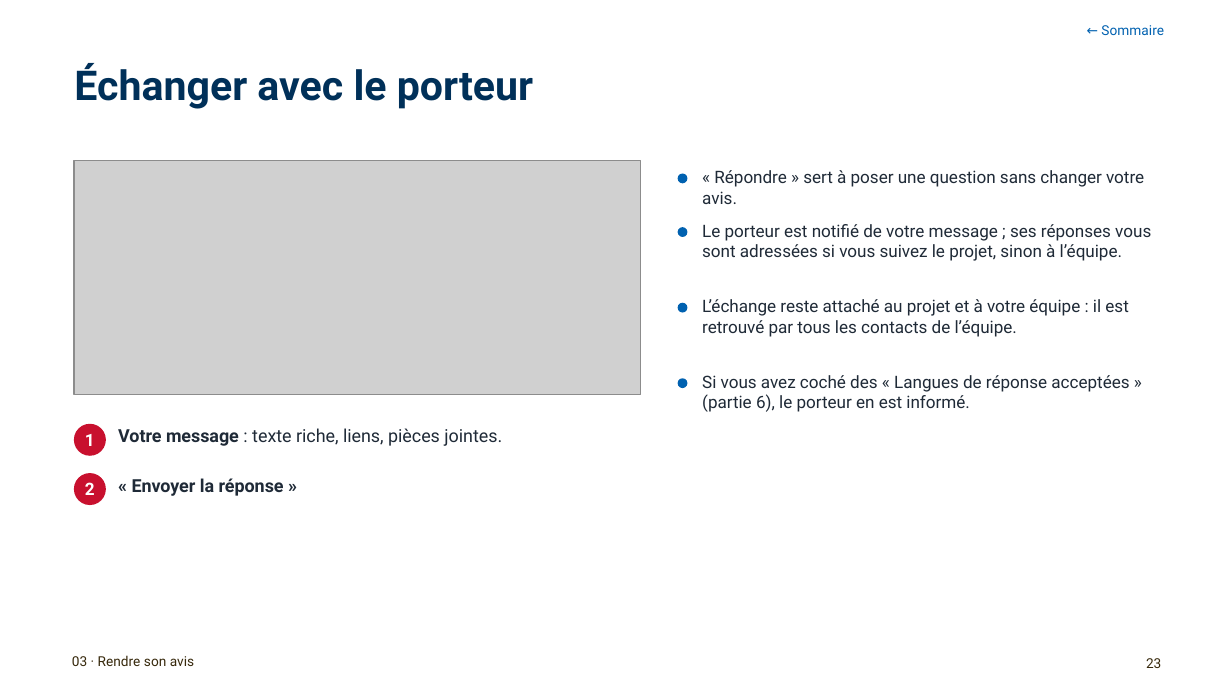
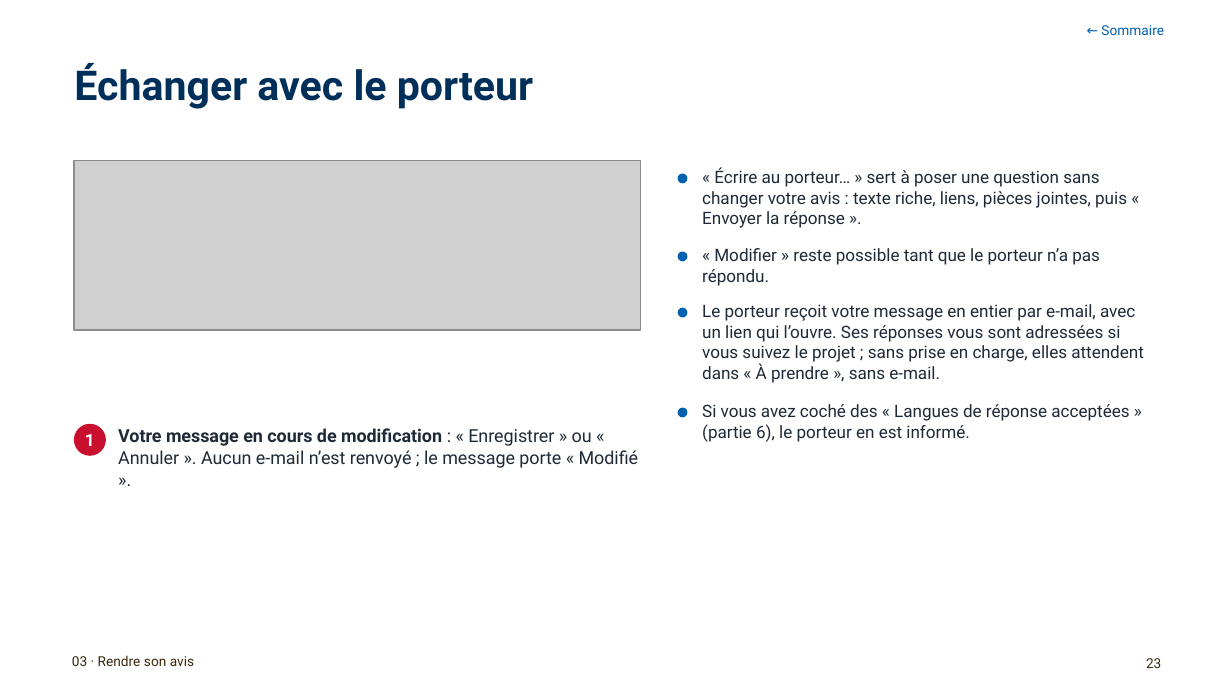
Before and after one commit to antoinelmariel-ux/ProjectNavigator, a slide deck: slide 23 of docs/Project Navigator_ Manuel SME.pptx. Drawn at 1232x693 pixels with LibreOffice and Linux fonts; fonts in the diff are those of the drawing; grey boxes stand for pictures; background and template pictures are left out. Boxes give left, top, right and bottom in pixels: in the first picture for what was removed or moved away, otherwise in the second. Text is boxed around its words. In the diff, an @@ line names an element or a change of style, - is before the commit and + after.

```diff
--- a/docs/Project Navigator_ Manuel SME.pptx
+++ b/docs/Project Navigator_ Manuel SME.pptx
@@ picture: place and size @@
-picture at <box>74,160,641,394</box>
+picture at <box>74,160,641,330</box>
@@ text at <box>702,168,1127,228</box>: text changed @@
-« Répondre » sert à poser une question sans changer votre avis.
+« Écrire au porteur… » sert à poser une question sans changer votre avis : texte riche, liens, pièces jointes, puis « Envoyer la réponse ».
@@ ellipse: place and size @@
-ellipse at <box>678,227,687,237</box>
+ellipse at <box>678,251,687,261</box>
@@ text at <box>702,248,1100,286</box>: text changed @@
-Le porteur est notifié de votre message ; ses réponses vous sont adressées si vous suivez le projet, sinon à l’équipe.
+« Modifier » reste possible tant que le porteur n’a pas répondu.
@@ ellipse: place and size @@
-ellipse at <box>678,303,687,313</box>
+ellipse at <box>678,308,687,318</box>
@@ text at <box>702,304,1144,383</box>: text changed @@
-L’échange reste attaché au projet et à votre équipe : il est retrouvé par tous les contacts de l’équipe.
+Le porteur reçoit votre message en entier par e-mail, avec un lien qui l’ouvre. Ses réponses vous sont adressées si vous suivez le projet ; sans prise en charge, elles attendent dans « À prendre », sans e-mail.
@@ ellipse: place and size @@
-ellipse at <box>678,378,687,388</box>
+ellipse at <box>678,408,687,418</box>
@@ text "Si vous avez coché des ...": place and size @@
-text "Si vous avez coché des ..." at <box>702,375,1129,412</box>
+text "Si vous avez coché des ..." at <box>702,404,1129,442</box>
@@ text at <box>118,428,639,468</box>: text changed @@
-Votre message : texte riche, liens, pièces jointes.
+Votre message en cours de modification : « Enregistrer » ou « Annuler ». Aucun e-mail n’est renvoyé ; le message porte « Modifié ».
@@ ellipse removed at <box>74,473,106,505</box> @@
-2
@@ text removed at <box>132,478,284,496</box> @@
-« Envoyer la réponse »
```
Also in this commit, not shown: 21 other slides changed, 1 other file.
